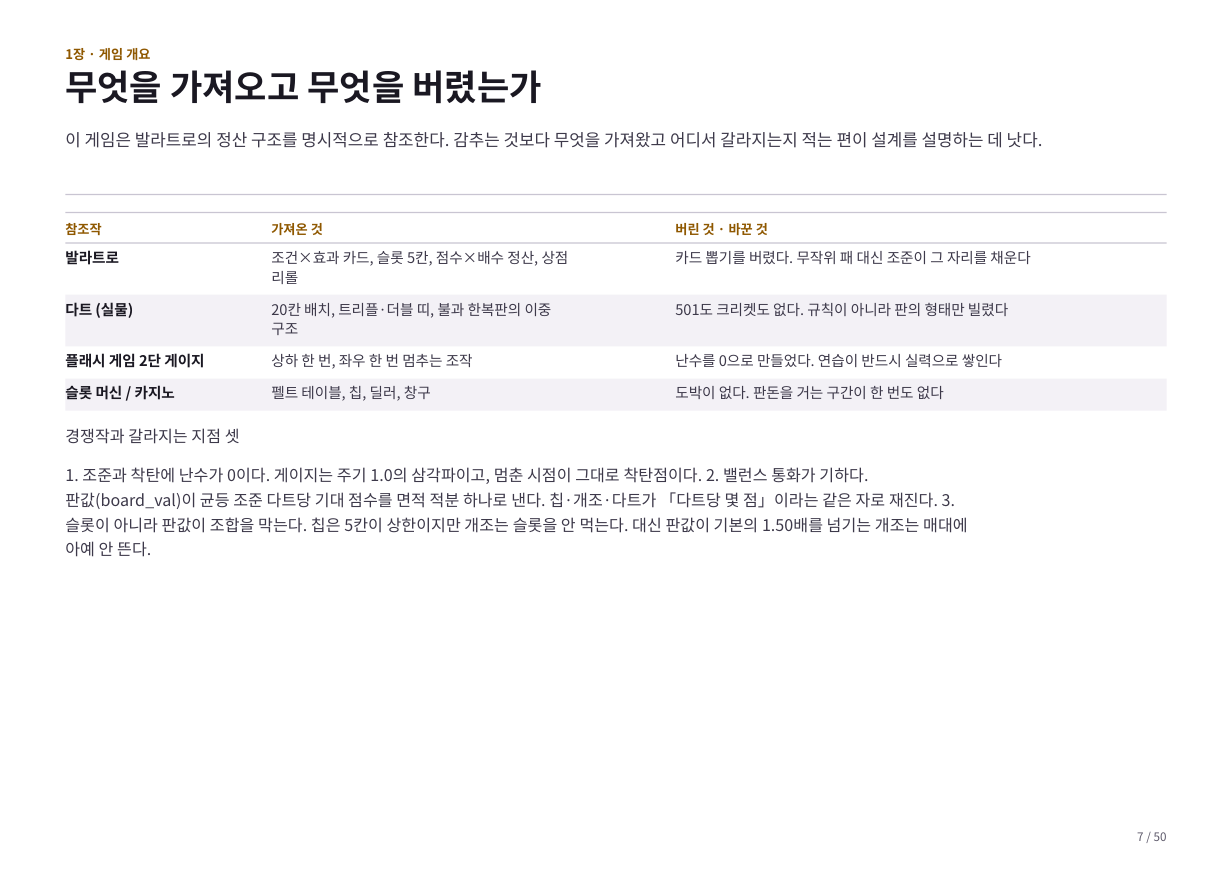
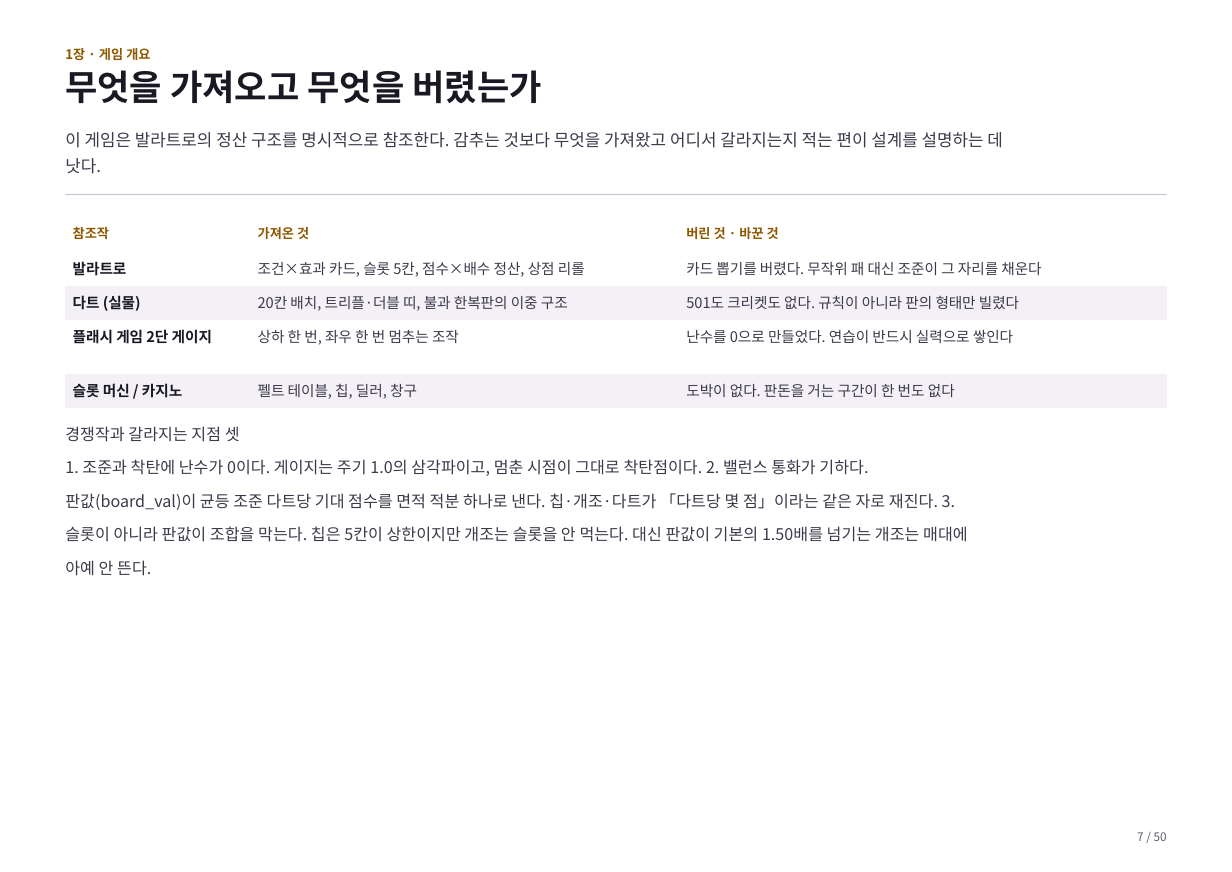
Before and after one commit to GGbong69/test-03, a slide deck: slide 7 of docs/기획서.pptx. Drawn at 1232x872 pixels with LibreOffice and Linux fonts; fonts in the diff are those of the drawing. Boxes give left, top, right and bottom in pixels: in the first picture for what was removed or moved away, otherwise in the second. Text is boxed around its words. In the diff, an @@ line names an element or a change of style, - is before the commit and + after.

```diff
--- a/docs/기획서.pptx
+++ b/docs/기획서.pptx
@@ text at [65,132,1002,148]: text changed @@
-이 게임은 발라트로의 정산 구조를 명시적으로 참조한다. 감추는 것보다 무엇을 가져왔고 어디서 갈라지는지 적는 편이 설계를 설명하는 데 낫다.
+이 게임은 발라트로의 정산 구조를 명시적으로 참조한다. 감추는 것보다 무엇을 가져왔고 어디서 갈라지는지 적는 편이 설계를 설명하는 데
+낫다.
@@ rectangle removed at [65,212,1167,213] @@
@@ text removed at [65,223,101,235] @@
-참조작
@@ table added at [65,217,1167,408], 5 rows, 3 columns @@
+참조작 | 가져온 것 | 버린 것 · 바꾼 것
+발라트로 | 조건×효과 카드, 슬롯 5칸, 점수×배수 정산, 상점 리롤 | 카드 뽑기를 버렸다. 무작위 패 대신 조준이 그 자리를 채운다
+다트 (실물) | 20칸 배치, 트리플·더블 띠, 불과 한복판의 이중 구조 | 501도 크리켓도 없다. 규칙이 아니라 판의 형태만 빌렸다
+플래시 게임 2단 게이지 | 상하 한 번, 좌우 한 번 멈추는 조작 | 난수를 0으로 만들었다. 연습이 반드시 실력으로 쌓인다
+슬롯 머신 / 카지노 | 펠트 테이블, 칩, 딜러, 창구 | 도박이 없다. 판돈을 거는 구간이 한 번도 없다
@@ text removed at [271,223,323,236] @@
-가져온 것
@@ text removed at [675,223,768,236] @@
-버린 것 · 바꾼 것
@@ rectangle removed at [65,242,1167,243] @@
@@ text removed at [65,250,119,265] @@
-발라트로
@@ text removed at [271,251,569,284] @@
-조건×효과 카드, 슬롯 5칸, 점수×배수 정산, 상점
-리롤
@@ text removed at [675,251,1030,264] @@
-카드 뽑기를 버렸다. 무작위 패 대신 조준이 그 자리를 채운다
@@ rectangle removed at [65,294,1167,346] @@
@@ text removed at [65,302,133,318] @@
-다트 (실물)
@@ text removed at [271,303,552,335] @@
-20칸 배치, 트리플·더블 띠, 불과 한복판의 이중
-구조
@@ text removed at [675,303,1008,316] @@
-501도 크리켓도 없다. 규칙이 아니라 판의 형태만 빌렸다
@@ text removed at [65,353,204,368] @@
-플래시 게임 2단 게이지
@@ text removed at [271,354,473,369] @@
-상하 한 번, 좌우 한 번 멈추는 조작
@@ text removed at [675,354,1002,367] @@
-난수를 0으로 만들었다. 연습이 반드시 실력으로 쌓인다
@@ rectangle removed at [65,378,1167,410] @@
@@ text removed at [65,385,175,400] @@
-슬롯 머신 / 카지노
@@ text removed at [271,386,431,401] @@
-펠트 테이블, 칩, 딜러, 창구
@@ text removed at [675,386,944,399] @@
-도박이 없다. 판돈을 거는 구간이 한 번도 없다
@@ text "경쟁작과 갈라지는 지점 셋": place and size @@
-text "경쟁작과 갈라지는 지점 셋" at [65,467,968,557]
+text "경쟁작과 갈라지는 지점 셋" at [65,426,968,576]
@@ text at [65,426,240,442]: paragraph added @@
+경쟁작과 갈라지는 지점 셋
@@ text removed at [65,428,240,444] @@
-경쟁작과 갈라지는 지점 셋
@@ text at [65,459,968,576]: more space between paragraphs @@
```
Also in this commit, not shown: 49 other slides changed, 1 other file.
